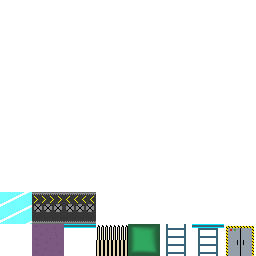
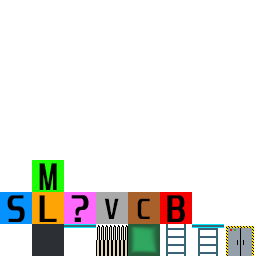
Layered file, before and after one edit (256x256). Changes by layer:
added layer "C" above "Layer 3 copy 5" over bbox(137, 198, 150, 219)
added layer "Layer 3 copy 5" above "V" over bbox(128, 192, 160, 224)
added layer "V" above "Layer 3 copy 4" over bbox(104, 198, 119, 219)
added layer "Layer 3 copy 4" above "?" over bbox(96, 192, 128, 224)
added layer "?" above "Layer 3 copy 3" over bbox(71, 195, 89, 222)
added layer "Layer 3 copy 3" above "L" over bbox(64, 192, 96, 224)
added layer "L" above "Layer 3 copy 2" over bbox(39, 195, 57, 222)
added layer "Layer 3 copy 2" above "B" over bbox(32, 192, 64, 224)
added layer "B" above "Layer 3 copy 6" over bbox(167, 195, 185, 222)
added layer "Layer 3 copy 6" above "M" over bbox(160, 192, 192, 224)
added layer "M" above "Layer 3 copy" over bbox(39, 163, 57, 190)
added layer "Layer 3 copy" above "S" over bbox(32, 160, 64, 192)
added layer "S" above "Layer 3" over bbox(7, 195, 25, 222)
added layer "Layer 3" above "Layer 2" over bbox(0, 192, 32, 224)
added layer "Layer 2" above "Ice Block" over bbox(32, 224, 64, 256)
